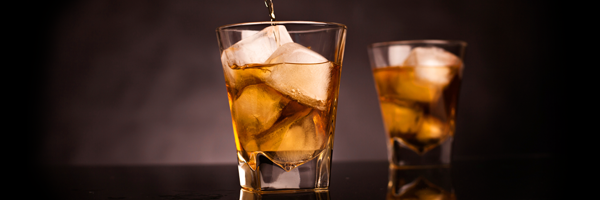
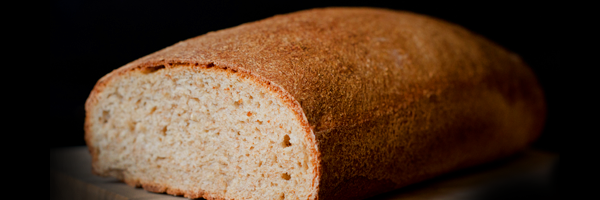
Two versions of the same layered image (600 × 200). Layer-by-layer changes:
added layer "Layer 3" above "Layer 2" over box(50, 0, 560, 200)
hid "Layer 2" over box(31, 0, 560, 200)
